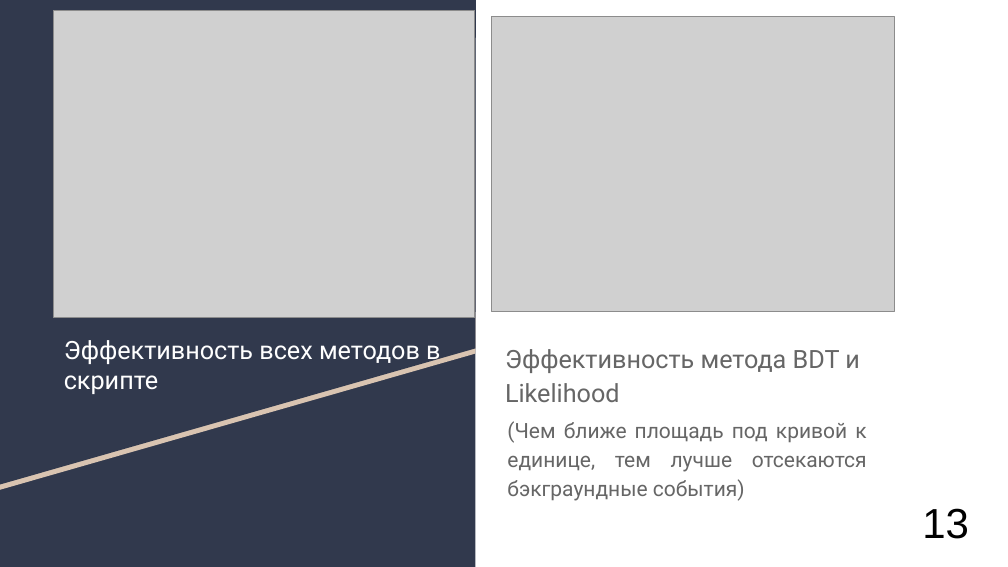
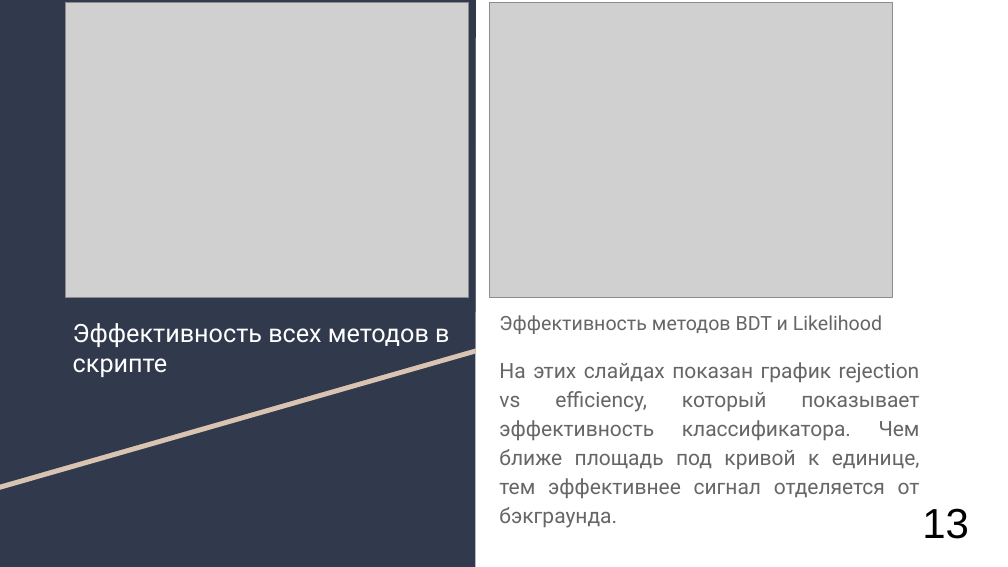
Before and after one commit to AlexanderUzunyan/TestProject, a slide deck: slide 16 of neuro/doc/TMVA.odp (slide 14 before the commit). Drawn at 1008x567 pixels with LibreOffice and Linux fonts; fonts in the diff are those of the drawing; grey boxes stand for pictures. Boxes give left, top, right and bottom in pixels: in the first picture for what was removed or moved away, otherwise in the second. Text is boxed around its words. In the diff, an @@ line names an element or a change of style, - is before the commit and + after.

```diff
--- a/neuro/doc/TMVA.odp
+++ b/neuro/doc/TMVA.odp
@@ picture: place and size @@
-picture at (53, 10, 474, 318)
+picture at (66, 3, 469, 297)
@@ picture: place and size @@
-picture at (491, 17, 894, 311)
+picture at (490, 3, 893, 297)
@@ title "Эффективность всех методов в скрипте": place and size @@
-title "Эффективность всех методов в скрипте" at (64, 340, 440, 394)
+title "Эффективность всех методов в скрипте" at (73, 323, 449, 377)
@@ text at (499, 315, 882, 334): text changed; size 18 to 14 pt @@
-Эффективность метода BDT и Likelihood
+Эффективность методов BDT и Likelihood
@@ text at (499, 362, 920, 528): text changed @@
-(Чем ближе площадь под кривой к единице, тем лучше отсекаются бэкграундные события)
+На этих слайдах показан график rejection vs efficiency, который показывает эффективность классификатора. Чем ближе площадь под кривой к единице, тем эффективнее сигнал отделяется от бэкграунда.
```
Also in this commit, not shown: 7 other slides changed, 5 slides added, 2 slides removed.
